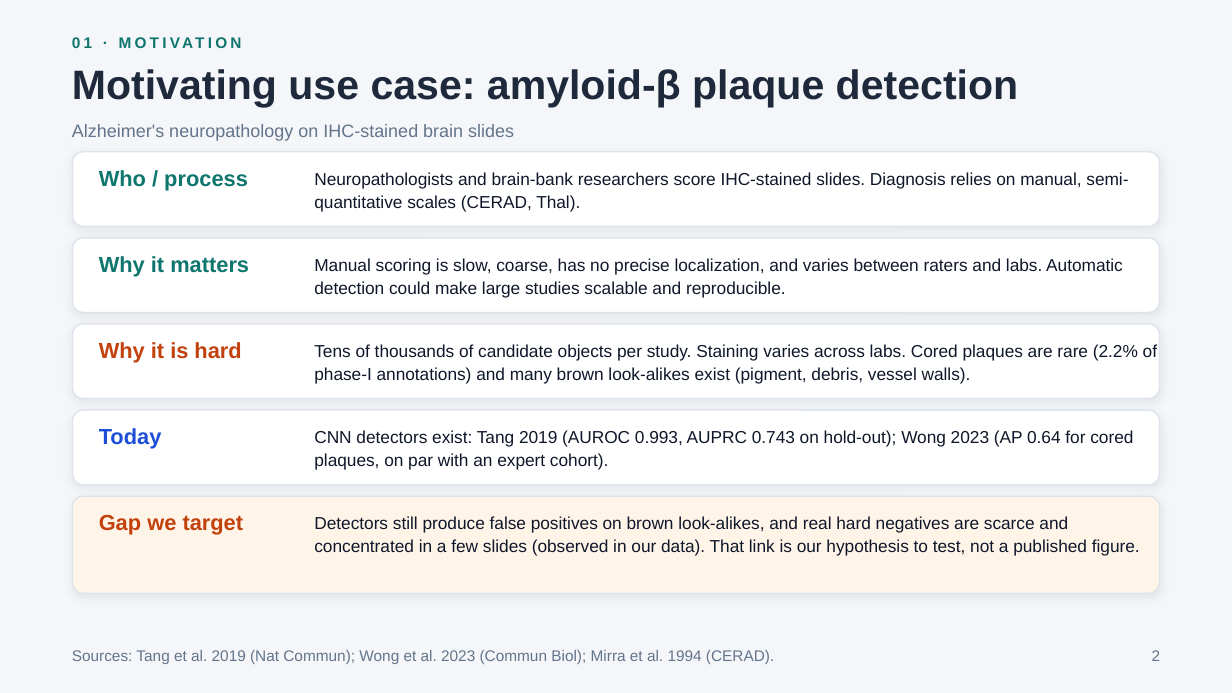
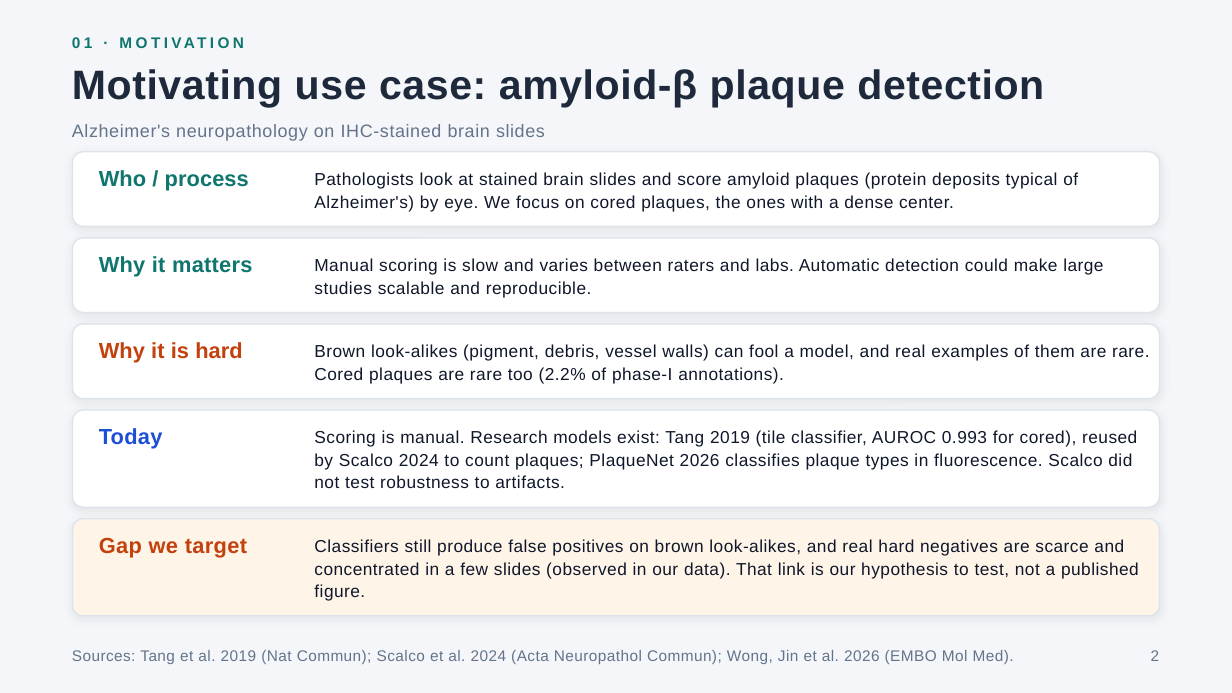
Before and after one commit to lucasboet/PlaqueGuard, a slide deck: slide 2 of GenAI_proposal_slides.pptx. Drawn at 1232x693 pixels with LibreOffice and Linux fonts; fonts in the diff are those of the drawing. Boxes give left, top, right and bottom in pixels: in the first picture for what was removed or moved away, otherwise in the second. Text is boxed around its words. In the diff, an @@ line names an element or a change of style, - is before the commit and + after.

Commit message:
Update slides: rename to PlaqueGuard and update framing

```diff
--- a/GenAI_proposal_slides.pptx
+++ b/GenAI_proposal_slides.pptx
@@ text "01 · MOTIVATION" at [72,33,1193,55]: letter spacing 2.5 to 2.6 pt @@
@@ title "Motivating use case: amyloid-β plaque ..." at [72,69,1044,107]: letter spacing 0 to 0.5 pt @@
@@ text "Alzheimer's neuropathology on IHC-stained brain ..." at [72,124,545,141]: letter spacing 0 to 0.5 pt @@
@@ text at [314,172,1078,211]: text changed @@
-Neuropathologists and brain-bank researchers score IHC-stained slides. Diagnosis relies on manual, semi-quantitative scales (CERAD, Thal).
+Pathologists look at stained brain slides and score amyloid plaques (protein deposits typical of Alzheimer's) by eye. We focus on cored plaques, the ones with a dense center.
@@ text "Why it matters" at [99,256,252,277]: letter spacing 0 to 0.2 pt @@
@@ text at [314,258,1103,298]: text changed @@
-Manual scoring is slow, coarse, has no precise localization, and varies between raters and labs. Automatic detection could make large studies scalable and reproducible.
+Manual scoring is slow and varies between raters and labs. Automatic detection could make large studies scalable and reproducible.
@@ text at [314,344,1149,384]: text changed @@
-Tens of thousands of candidate objects per study. Staining varies across labs. Cored plaques are rare (2.2% of phase-I annotations) and many brown look-alikes exist (pigment, debris, vessel walls).
+Brown look-alikes (pigment, debris, vessel walls) can fool a model, and real examples of them are rare. Cored plaques are rare too (2.2% of phase-I annotations).
@@ rounded rectangle: place and size @@
-rounded rectangle at [72,410,1159,485]
+rounded rectangle at [72,410,1159,507]
@@ rounded rectangle at [72,410,1159,507]: proportions changed @@
@@ text at [314,430,1137,488]: text changed @@
-CNN detectors exist: Tang 2019 (AUROC 0.993, AUPRC 0.743 on hold-out); Wong 2023 (AP 0.64 for cored plaques, on par with an expert cohort).
+Scoring is manual. Research models exist: Tang 2019 (tile classifier, AUROC 0.993 for cored), reused by Scalco 2024 to count plaques; PlaqueNet 2026 classifies plaque types in fluorescence. Scalco did not test robustness to artifacts.
@@ rounded rectangle: place and size @@
-rounded rectangle at [72,496,1159,593]
+rounded rectangle at [72,518,1159,616]
@@ text "Gap we target" at [99,537,247,557]: letter spacing 0 to 0.2 pt @@
@@ text "Gap we target": place and size @@
-text "Gap we target" at [99,514,244,535]
+text "Gap we target" at [99,537,247,557]
@@ text at [314,539,1139,601]: text changed @@
-Detectors still produce false positives on brown look-alikes, and real hard negatives are scarce and concentrated in a few slides (observed in our data). That link is our hypothesis to test, not a published figure.
+Classifiers still produce false positives on brown look-alikes, and real hard negatives are scarce and concentrated in a few slides (observed in our data). That link is our hypothesis to test, not a published figure.
@@ text at [72,650,1014,664]: text changed @@
-Sources: Tang et al. 2019 (Nat Commun); Wong et al. 2023 (Commun Biol); Mirra et al. 1994 (CERAD).
+Sources: Tang et al. 2019 (Nat Commun); Scalco et al. 2024 (Acta Neuropathol Commun); Wong, Jin et al. 2026 (EMBO Mol Med).
```
Also in this commit, not shown: 7 other slides changed, 1 other file.
